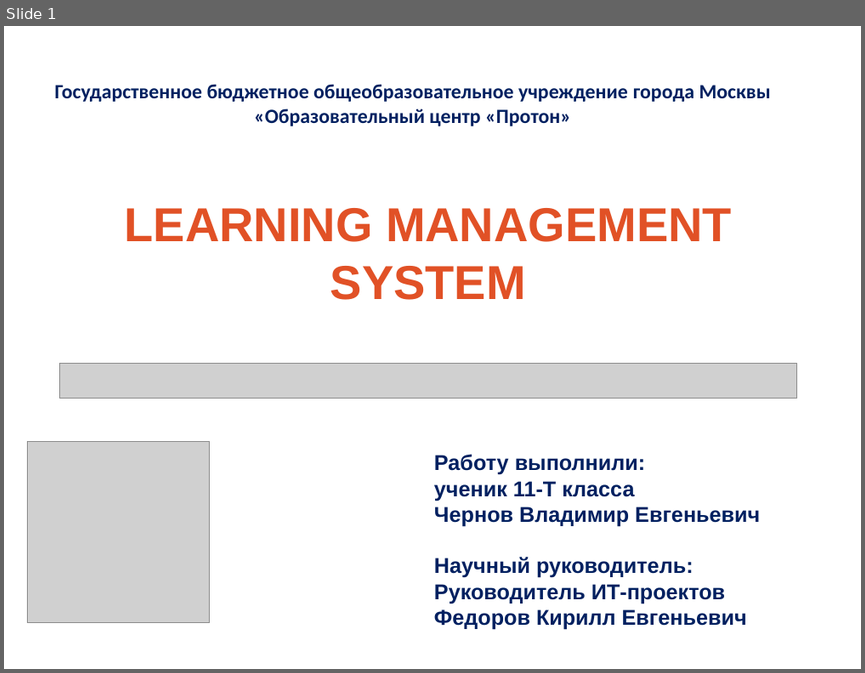
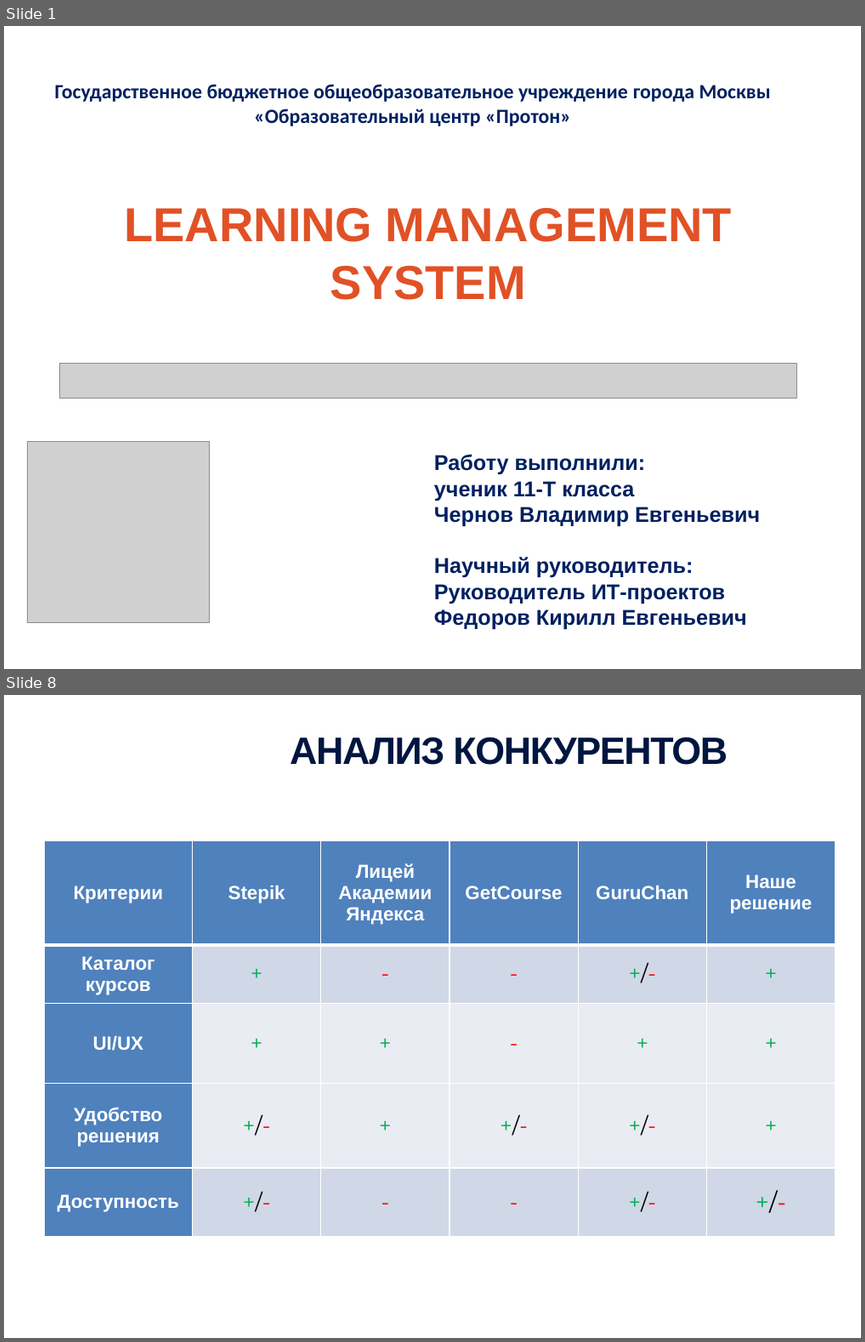
Before and after one commit to JaydenPears/LMS, a slide deck: Documentation/Чернов Владимир Презентация проектной работы.pptx. Shown one above the other, each under a label of ours: slide 1 before the commit, slides 1 and 8 after it; the slides between them are not shown. The pictures are 865x673 and 865x1342 pixels, drawn with LibreOffice and Linux fonts; fonts in the diff are those of the drawing; grey boxes stand for pictures; background and template pictures are left out. Boxes give left, top, right and bottom in pixels: in the first picture for what was removed or moved away, otherwise in the second. Text is boxed around its words. In the diff, an @@ line names an element or a change of style, - is before the commit and + after.

```diff
--- a/Documentation/Чернов Владимир Презентация проектной работы.pptx
+++ b/Documentation/Чернов Владимир Презентация проектной работы.pptx
@@ slide 8 added at (x1=4, y1=695, x2=861, y2=1338), background picture (left out) @@
@@ text added at (x1=290, y1=737, x2=727, y2=765), 32 pt, text #001640, bold @@
+АНАЛИЗ КОНКУРЕНТОВ
@@ table added at (x1=44, y1=840, x2=835, y2=1236), 5 rows, 6 columns @@
+Критерии | Stepik | Лицей Академии Яндекса | GetCourse | GuruChan | Наше решение
+Каталог курсов | + | - | - | +/- | +
+UI/UX | + | + | - | + | +
+Удобство решения | +/- | + | +/- | +/- | +
+Доступность | +/- | - | - | +/- | +/-
```
Also in this commit, not shown: 4 slides changed, 12 other slides added, 24 slides removed, 4 other files.
